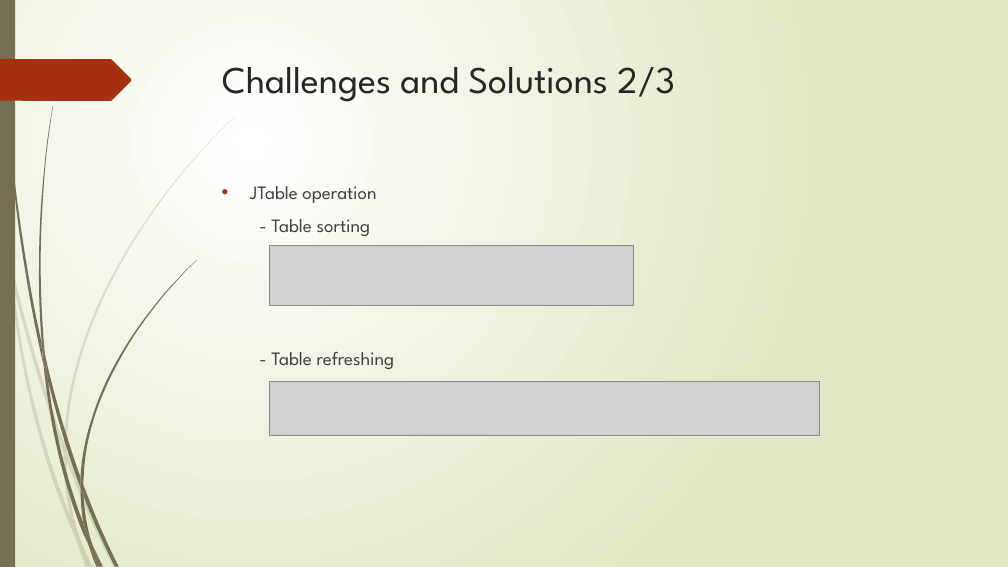
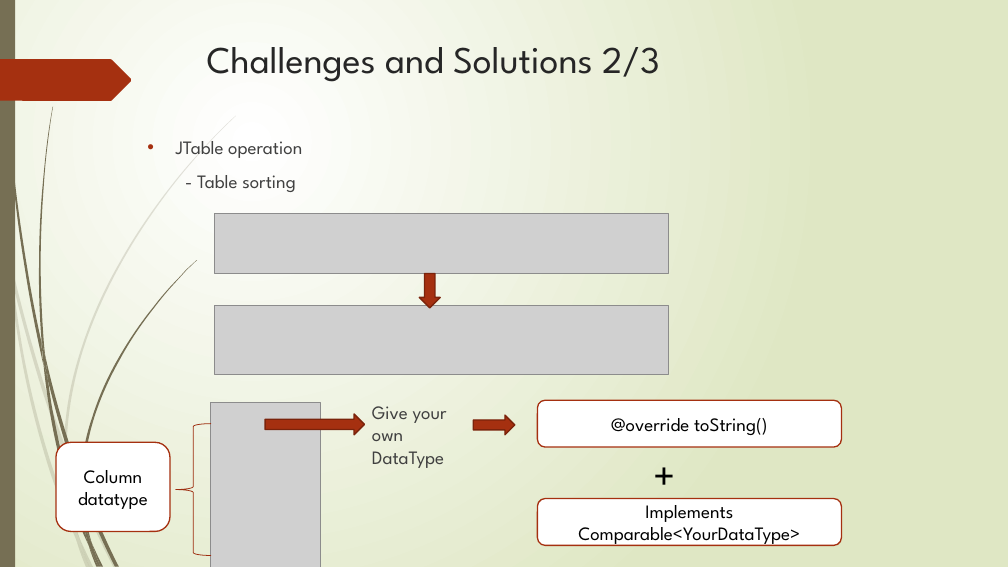
Before and after one commit to chris791223/Java-3-Team-Project, a slide deck: slide 7 of Project Presentation/Java 3 Project Presentation.pptx. Drawn at 1008x567 pixels with LibreOffice and Linux fonts; fonts in the diff are those of the drawing; grey boxes stand for pictures. Boxes give left, top, right and bottom in pixels: in the first picture for what was removed or moved away, otherwise in the second. Text is boxed around its words. In the diff, an @@ line names an element or a change of style, - is before the commit and + after.

```diff
--- a/Project Presentation/Java 3 Project Presentation.pptx
+++ b/Project Presentation/Java 3 Project Presentation.pptx
@@ title "Challenges and Solutions 2/3": place and size @@
-title "Challenges and Solutions 2/3" at box(222, 67, 675, 102)
+title "Challenges and Solutions 2/3" at box(207, 47, 660, 82)
@@ text "JTable operation": place and size @@
-text "JTable operation" at box(250, 186, 395, 369)
+text "JTable operation" at box(176, 141, 302, 192)
@@ picture: place and size @@
-picture at box(269, 246, 634, 306)
+picture at box(215, 214, 668, 274)
@@ right arrow added at box(419, 274, 440, 308), fill #A53010, outline #7A240C 1.25 pt @@
@@ picture added at box(215, 306, 668, 375) @@
@@ text at box(271, 352, 395, 369): paragraph removed @@
-- Table refreshing
@@ picture removed at box(269, 382, 820, 436) @@
@@ picture added at box(211, 402, 321, 567) @@
@@ right arrow added at box(265, 414, 364, 436), fill #A53010, outline #7A240C 1.25 pt @@
@@ text added at box(372, 406, 447, 468), 18 pt, text #404040 @@
+Give your own DataType
@@ right arrow added at box(473, 415, 515, 435), fill #A53010, outline #7A240C 1.25 pt @@
@@ rounded rectangle added at box(538, 400, 842, 447), fill #FFFFFF, outline #A53010 1.25 pt, 18 pt, text #000000 @@
+@override toString()
@@ rounded rectangle added at box(56, 442, 170, 532), fill #FFFFFF, outline #A53010 1.25 pt, 18 pt, text #000000 @@
+Column datatype
@@ left brace added at box(175, 423, 211, 555), outline #9E2E0F 0.75 pt @@
@@ text added at box(647, 445, 688, 503), 40 pt, text #000000 @@
++
@@ freeform shape removed at box(80, 477, 83, 496) @@
@@ rounded rectangle added at box(538, 498, 842, 545), fill #FFFFFF, outline #A53010 1.25 pt, 18 pt, text #000000 @@
+Implements Comparable<YourDataType>
```
Also in this commit, not shown: 3 other slides changed, 38 other files.
